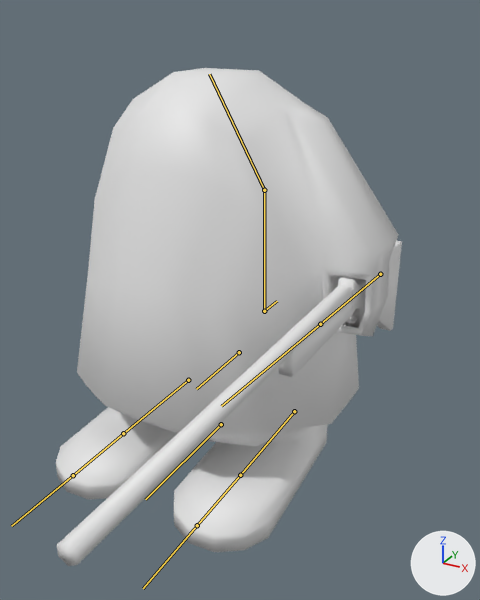
One commit to the FBX model gamejam-2024-2/Assets/Models/Shooter.fbx: the scene before it, then after it.
Before and after are seen from a camera (50 mm lens) standing at (1.1, -1.85, 1.46) and looking at (0.18, -0.18, 0.63). Arrows for +X, +Y and +Z are at lower right; the lights stay in place. The bones that bend it are drawn over the model as lines.

In view in the first picture: 'Atirador'.
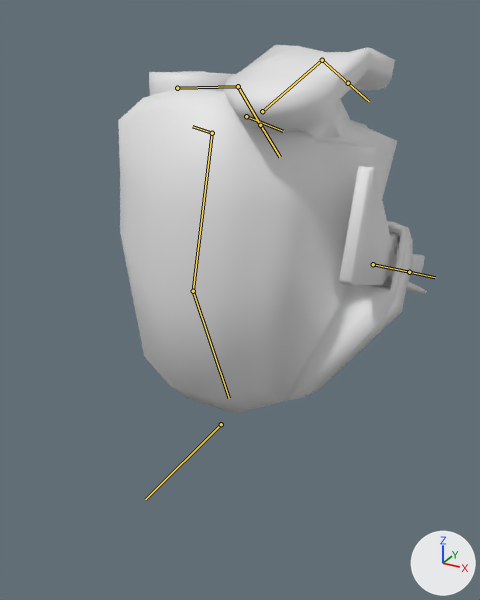
The newer file adds an action. The first version stands in its rest pose; the second is drawn at frame 30 of the action 'ShooterArmature|ShooterIdle'.

Changed parts and their boxes (x1, y1, x2, y2) in the pictures (480 x 600 px):
'Atirador', posed (11% narrower, 26% shorter): before (56, 68, 402, 566); after (118, 45, 427, 414)
bone 'MASTER', root to tip: before (264, 311) to (277, 301); after (212, 133) to (192, 126)
bone 'Feet.L', root to tip: before (294, 411) to (240, 475); after (262, 111) to (322, 60)
bone 'Feet.L.001', root to tip: before (240, 475) to (197, 525); after (322, 60) to (348, 83)
bone 'Feet.R', root to tip: before (188, 380) to (123, 433); after (177, 88) to (238, 86)
bone 'Feet.R.001', root to tip: before (123, 433) to (73, 475); after (238, 86) to (260, 125)

The change in detail:
Bone 'MASTER' (bone_master) moves from (0.0, 0.0, 0.0) to (0.0, -0.389, 0.77).
Bone 'MASTER' (bone_master) turns from (0, 0, 0) to (163, 0, 0) degrees about its own x, y and z.
Bone 'Feet.L' (bone_feet_l) moves from (0.0, 0.0, 0.0) to (0.0, -0.367, -0.228).
Bone 'Feet.L' (bone_feet_l) turns from (0, 0, 0) to (32, 0, 0) degrees about its own x, y and z.
Bone 'Feet.L.001' (bone_feet_l_001) turns from (0, 0, 0) to (-34, 0, 0) degrees about its own x, y and z.
Bone 'Feet.R' (bone_feet_r) moves from (0.0, 0.0, 0.0) to (0.0, -0.082, -0.128).
Bone 'Feet.R' (bone_feet_r) turns from (0, 0, 0) to (13, 0, 0) degrees about its own x, y and z.
Bone 'Feet.R.001' (bone_feet_r_001) turns from (0, 0, 0) to (-36, 0, 0) degrees about its own x, y and z.
